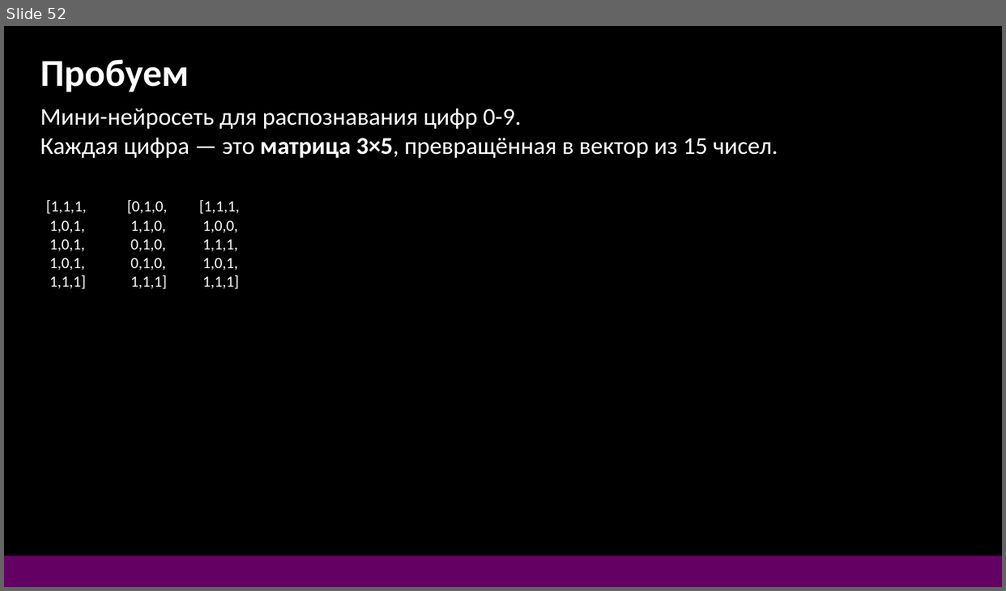
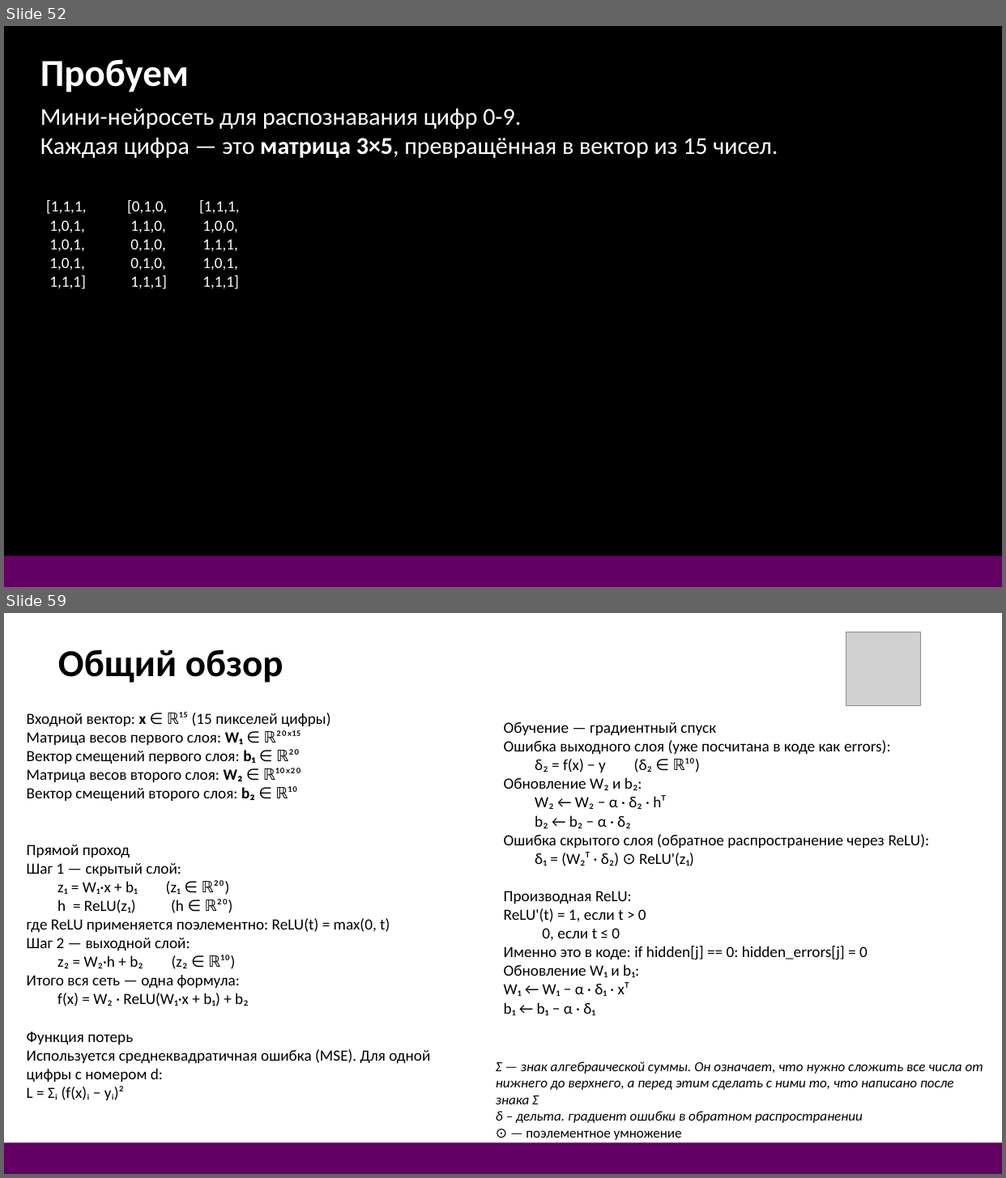
Before and after one commit to DonRobot-all/ML, a slide deck: 1. ML first 28.pptx. Shown one above the other, each under a label of ours: slide 52 before the commit, slides 52 and 59 after it; the slides between them are not shown. The pictures are 1006x591 and 1006x1178 pixels, drawn with LibreOffice and Linux fonts; fonts in the diff are those of the drawing; grey boxes stand for pictures. Boxes give left, top, right and bottom in pixels: in the first picture for what was removed or moved away, otherwise in the second. Text is boxed around its words. In the diff, an @@ line names an element or a change of style, - is before the commit and + after.

```diff
--- a/1. ML first 28.pptx
+++ b/1. ML first 28.pptx
@@ slide 59 added at box(4, 613, 1002, 1174), background #FFFFFF @@
@@ picture added at box(846, 632, 921, 705) @@
@@ text added at box(58, 649, 283, 683), 44 pt, text #000000, bold @@
+Общий обзор
@@ text added at box(27, 713, 430, 1101), 18 pt, text #000000 @@
+Входной вектор: x ∈ ℝ¹⁵ (15 пикселей цифры)
+Матрица весов первого слоя: W₁ ∈ ℝ²⁰ˣ¹⁵
+Вектор смещений первого слоя: b₁ ∈ ℝ²⁰
+Матрица весов второго слоя: W₂ ∈ ℝ¹⁰ˣ²⁰
+Вектор смещений второго слоя: b₂ ∈ ℝ¹⁰
+Прямой проход
+Шаг 1 — скрытый слой:
+z₁ = W₁·x + b₁ (z₁ ∈ ℝ²⁰)
+h = ReLU(z₁) (h ∈ ℝ²⁰)
+где ReLU применяется поэлементно: ReLU(t) = max(0, t)
+Шаг 2 — выходной слой:
+z₂ = W₂·h + b₂ (z₂ ∈ ℝ¹⁰)
+Итого вся сеть — одна формула:
+f(x) = W₂ · ReLU(W₁·x + b₁) + b₂
+Функция потерь
+Используется среднеквадратичная ошибка (MSE). Для одной цифры с номером d:
+L = Σᵢ (f(x)ᵢ − yᵢ)²
@@ text added at box(504, 722, 930, 1016), 18 pt, text #000000 @@
+Обучение — градиентный спуск
+Ошибка выходного слоя (уже посчитана в коде как errors):
+δ₂ = f(x) − y (δ₂ ∈ ℝ¹⁰)
+Обновление W₂ и b₂:
+W₂ ← W₂ − α · δ₂ · hᵀ
+b₂ ← b₂ − α · δ₂
+Ошибка скрытого слоя (обратное распространение через ReLU):
+δ₁ = (W₂ᵀ · δ₂) ⊙ ReLU'(z₁)
+Производная ReLU:
+ReLU'(t) = 1, если t > 0
+0, если t ≤ 0
+Именно это в коде: if hidden[j] == 0: hidden_errors[j] = 0
+Обновление W₁ и b₁:
+W₁ ← W₁ − α · δ₁ · xᵀ
+b₁ ← b₁ − α · δ₁
@@ text added at box(496, 1062, 983, 1140), 16 pt, text #000000, italic @@
+Σ — знак алгебраической суммы. Он означает, что нужно сложить все числа от нижнего до верхнего, а перед этим сделать с ними то, что написано после знака Σ
+δ – дельта. градиент ошибки в обратном распространении
+⊙ — поэлементное умножение
@@ rectangle added at box(4, 1143, 1002, 1174), fill #640064 @@
```
Also in this commit, not shown: 7 other slides added, 3 other files.
